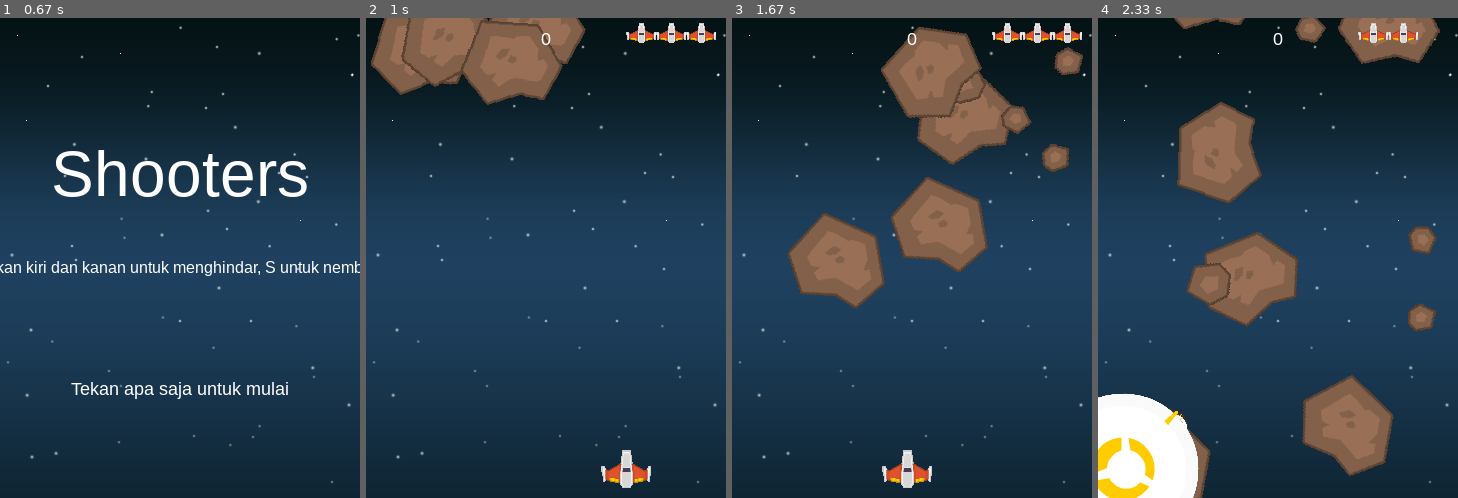
Above: before the commit, frames 1-4 (left to right).
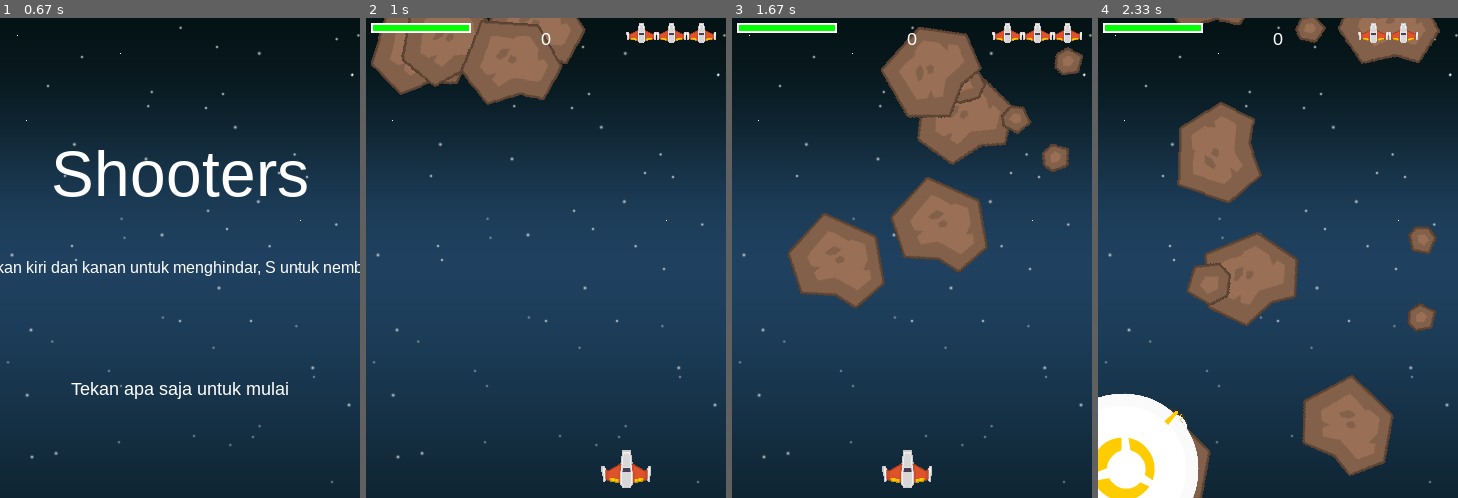
Above: after the commit, the same moments.

Repository: anantapk03/Tubes-PBO-Pygame
Game: pygame game, started from index.py
Same seed, same stepped clock (60 frames per second), same inputs: the game is played once before the commit and once after it.
Inputs:
- Up to frame 1 (0.67 s): hold Right from 0.33 s (still down)
- Up to frame 2 (1 s): release Right at 0.8 s; hold Right from 0.83 s (still down)
- Up to frame 3 (1.67 s): release Right at 1.3 s; hold Left from 1.33 s (still down)
- Up to frame 4 (2.33 s): release Left at 1.87 s; hold Left 1.9-2.3 s

Frame 1 is identical in both runs. In frame 2, 0.6% of the frame differs, in the area x 1-30%, y 1-4%; in frame 3, 0.6%; in frame 4, 0.6%.

Commit message:
shieldbar v2

Diff:
--- a/index.py
+++ b/index.py
@@ -6,6 +6,7 @@
 import random
 from ledakan import Ledakan
 from nyawa import *
+from shield_bar import *
 
 Menu.show_go_screen()
 
@@ -74,6 +75,7 @@
     all_sprites.draw(screen)
     draw_text(screen, str(score), 18, WIDTH / 2, 10)
     Nyawa.gambar_nyawa(screen, WIDTH - 100, 5, player.lives, player_mini_img)
+    ShieldBar.gambar_shield(screen, 5, 5, player.shield)
 
     # *after* drawing everything, flip the display
     pygame.display.flip()
--- a/shield_bar.py
+++ b/shield_bar.py
@@ -0,0 +1,16 @@
+import pygame
+from window import *
+
+
+class ShieldBar:
+
+    def gambar_shield(surf, x, y, pct):
+        if pct < 0:
+            pct = 0
+        BAR_LENGTH = 100
+        BAR_HEIGHT = 10
+        fill = (pct / 100) * BAR_LENGTH
+        outline_rect = pygame.Rect(x, y, BAR_LENGTH, BAR_HEIGHT)
+        fill_rect = pygame.Rect(x, y, fill, BAR_HEIGHT)
+        pygame.draw.rect(surf, GREEN, fill_rect)
+        pygame.draw.rect(surf, WHITE, outline_rect, 2)
